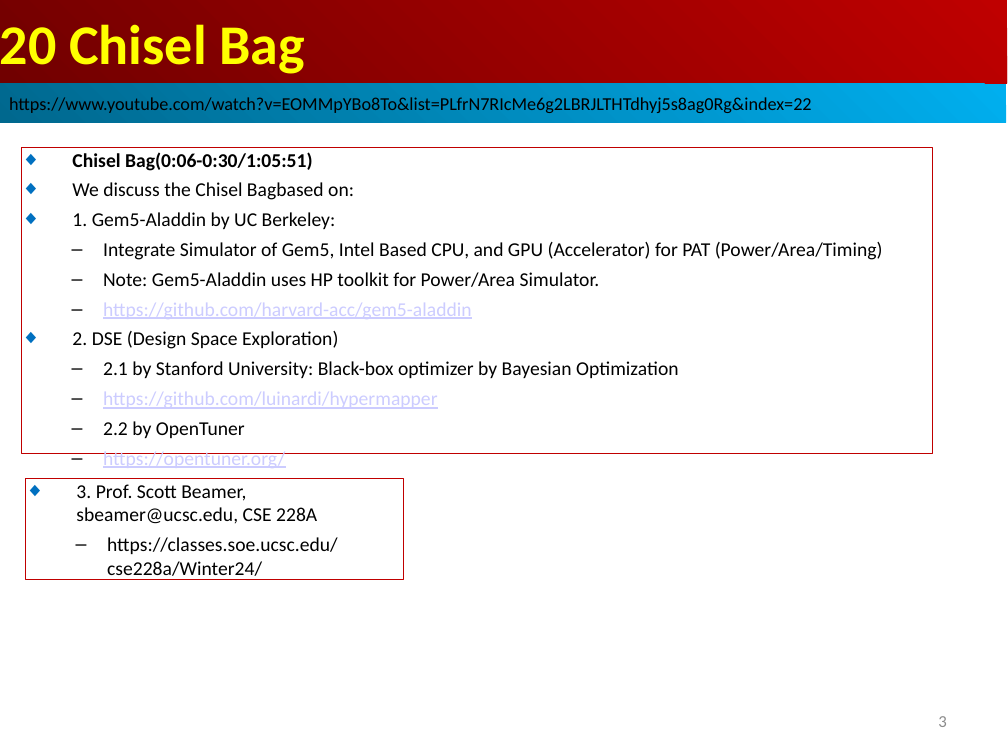
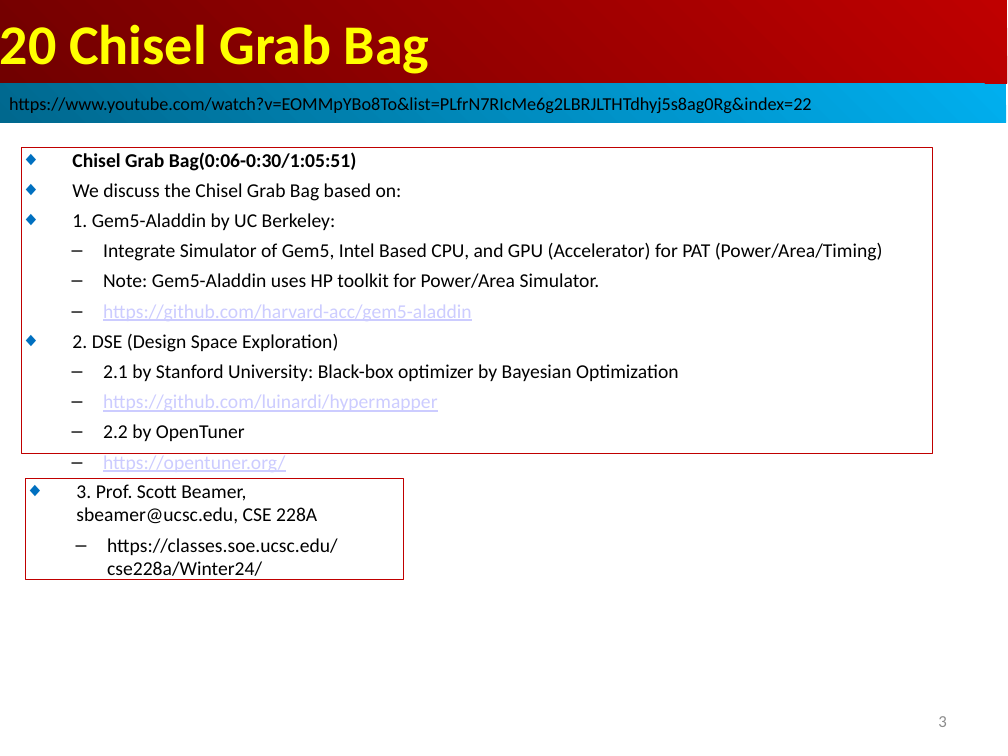
Before and after one commit to peterhchen/AIU_CS800_Chisel, a slide deck: slide 3 of 500_UCSC_HWD/020_Bag/000_Video/020.Bag.ppt. Drawn at 1008x756 pixels with LibreOffice and Linux fonts; fonts in the diff are those of the drawing. Boxes give left, top, right and bottom in pixels: in the first picture for what was removed or moved away, otherwise in the second. Text is boxed around its words. In the diff, an @@ line names an element or a change of style, - is before the commit and + after.

```diff
--- a/500_UCSC_HWD/020_Bag/000_Video/020.Bag.ppt
+++ b/500_UCSC_HWD/020_Bag/000_Video/020.Bag.ppt
@@ text in rectangle at bbox=[0, 24, 430, 74]: text changed @@
-20 Chisel Bag
+20 Chisel Grab Bag
@@ text in rectangle at bbox=[72, 152, 402, 201]: text changed @@
-◆ Chisel Bag(0:06-0:30/1:05:51)
-◆ We discuss the Chisel Bagbased on:
+◆ Chisel Grab Bag(0:06-0:30/1:05:51)
+◆ We discuss the Chisel Grab Bag based on:
```
Also in this commit, not shown: 6 other slides changed, 29 slides removed.
